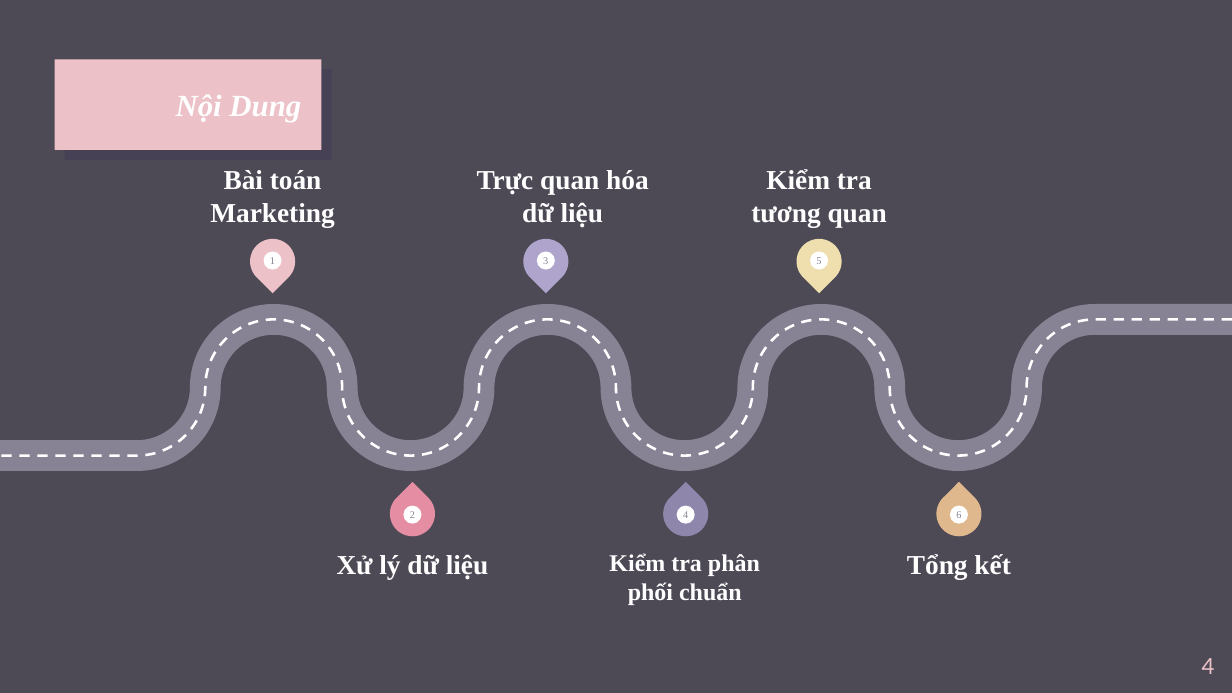
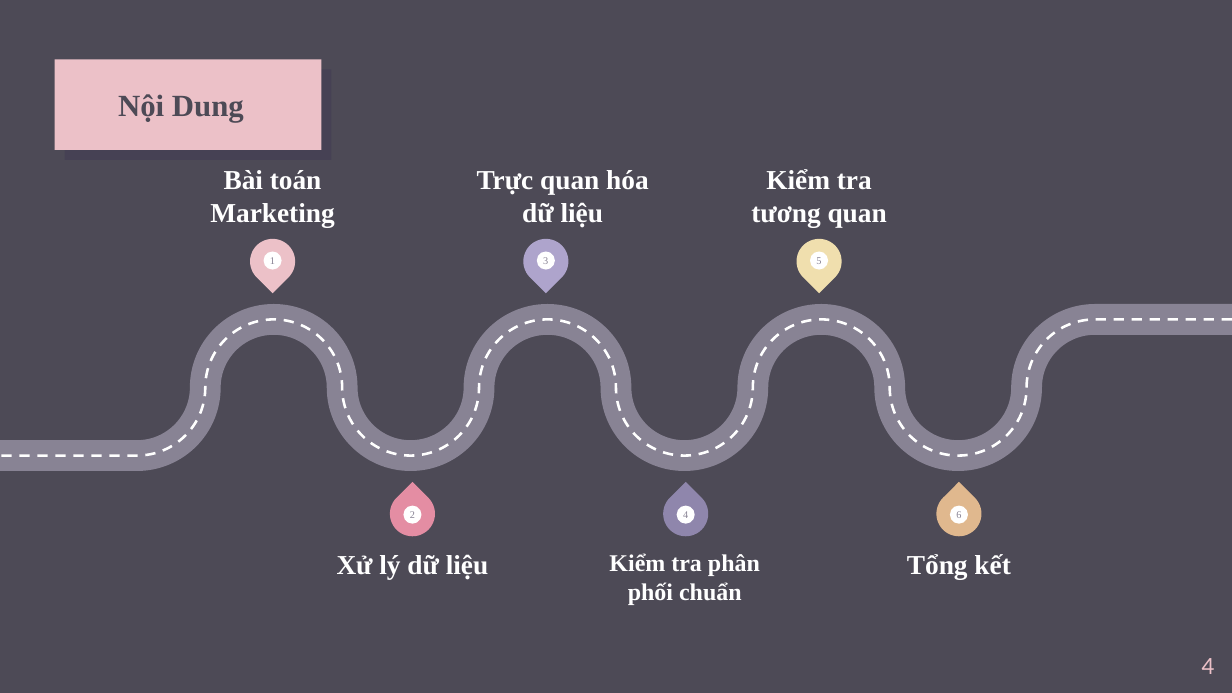
Before and after one commit to anhhuong20/ProjectTeam12, a slide deck: slide 4 of Team12.pptx. Drawn at 1232x693 pixels with LibreOffice and Linux fonts; fonts in the diff are those of the drawing; background and template pictures are left out. Boxes give left, top, right and bottom in pixels: in the first picture for what was removed or moved away, otherwise in the second. Text is boxed around its words. In the diff, an @@ line names an element or a change of style, - is before the commit and + after.

```diff
--- a/Team12.pptx
+++ b/Team12.pptx
@@ title "Nội Dung" at (118, 94, 244, 122): text colour #FFFFFF to #4D4A56, italic off; alignment right to centre @@
```
Also in this commit, not shown: 11 other slides changed, 8 slides added, 8 slides removed, 1 other file.
